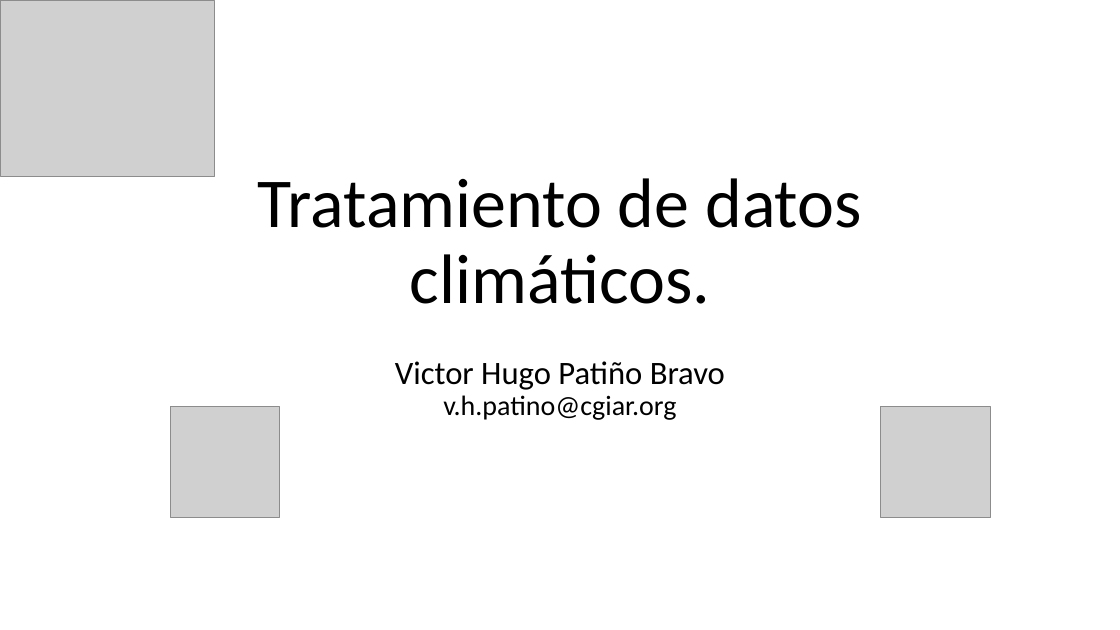
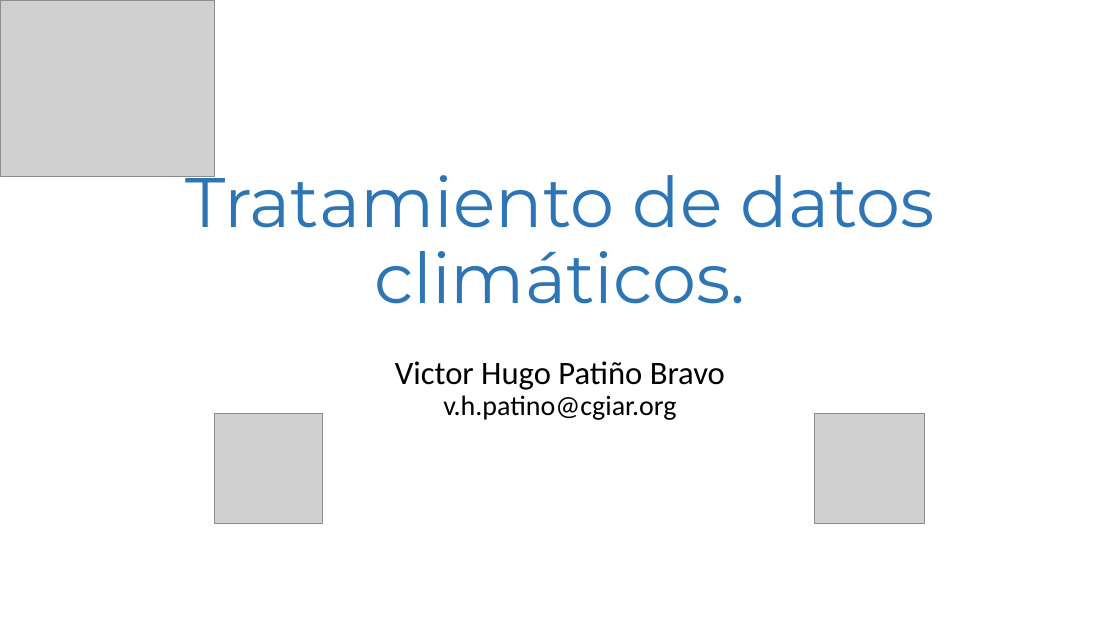
Before and after one commit to victor1130/Scripts_Clima, a slide deck: slide 1 of Tratamiento de datos climáticos.pptx. Drawn at 1120x630 pixels with LibreOffice and Linux fonts; fonts in the diff are those of the drawing; grey boxes stand for pictures. Boxes give left, top, right and bottom in pixels: in the first picture for what was removed or moved away, otherwise in the second. Text is boxed around its words. In the diff, an @@ line names an element or a change of style, - is before the commit and + after.

```diff
--- a/Tratamiento de datos climáticos.pptx
+++ b/Tratamiento de datos climáticos.pptx
@@ title "Tratamiento de datos climáticos." at box(185, 159, 935, 304): font Calibri to Montserrat, text colour #000000 to #2E75B6 @@
@@ picture: place and size @@
-picture at box(171, 407, 279, 517)
+picture at box(214, 413, 323, 523)
@@ picture: place and size @@
-picture at box(881, 407, 991, 517)
+picture at box(814, 413, 924, 523)
```
Also in this commit, not shown: 11 other slides changed, 3 slides added, 1 slide removed, 3 other files.
